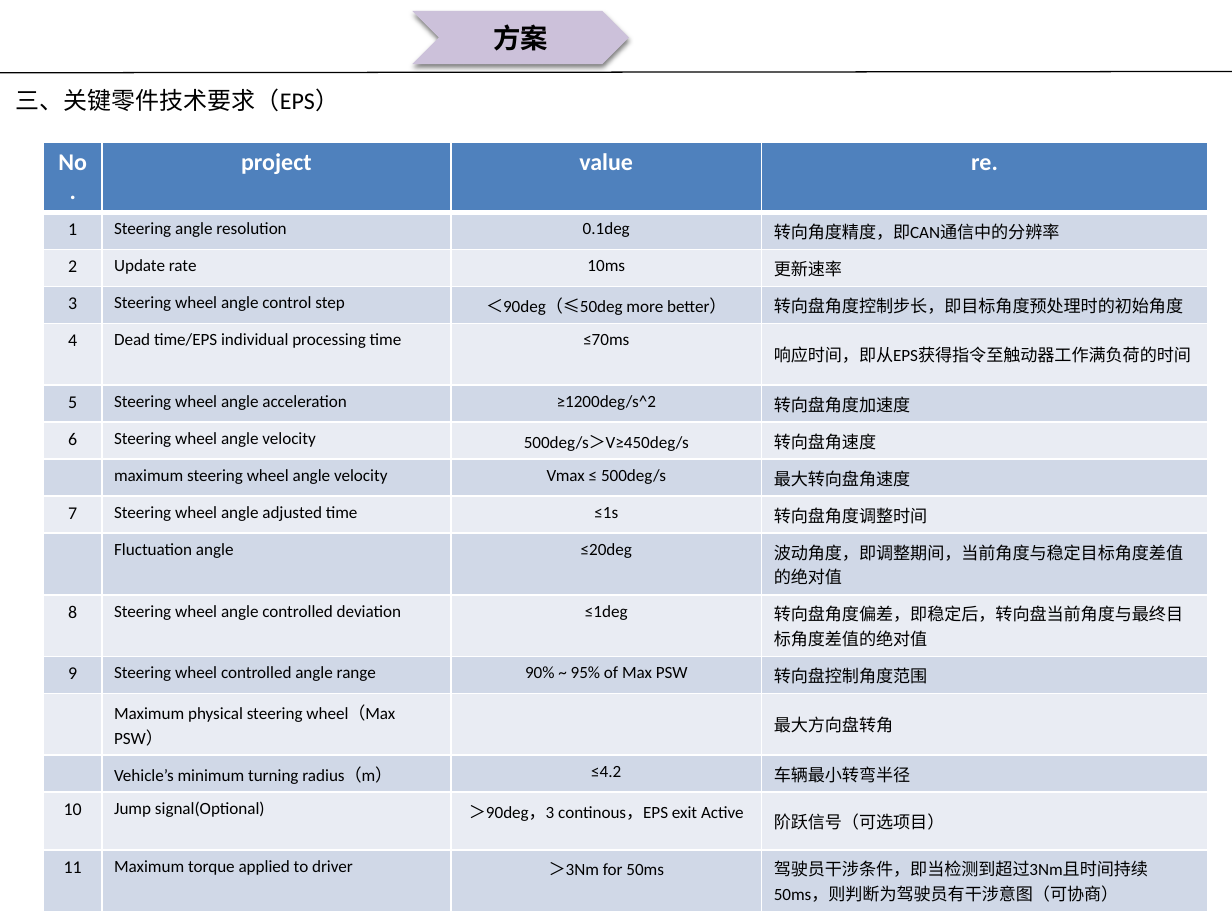
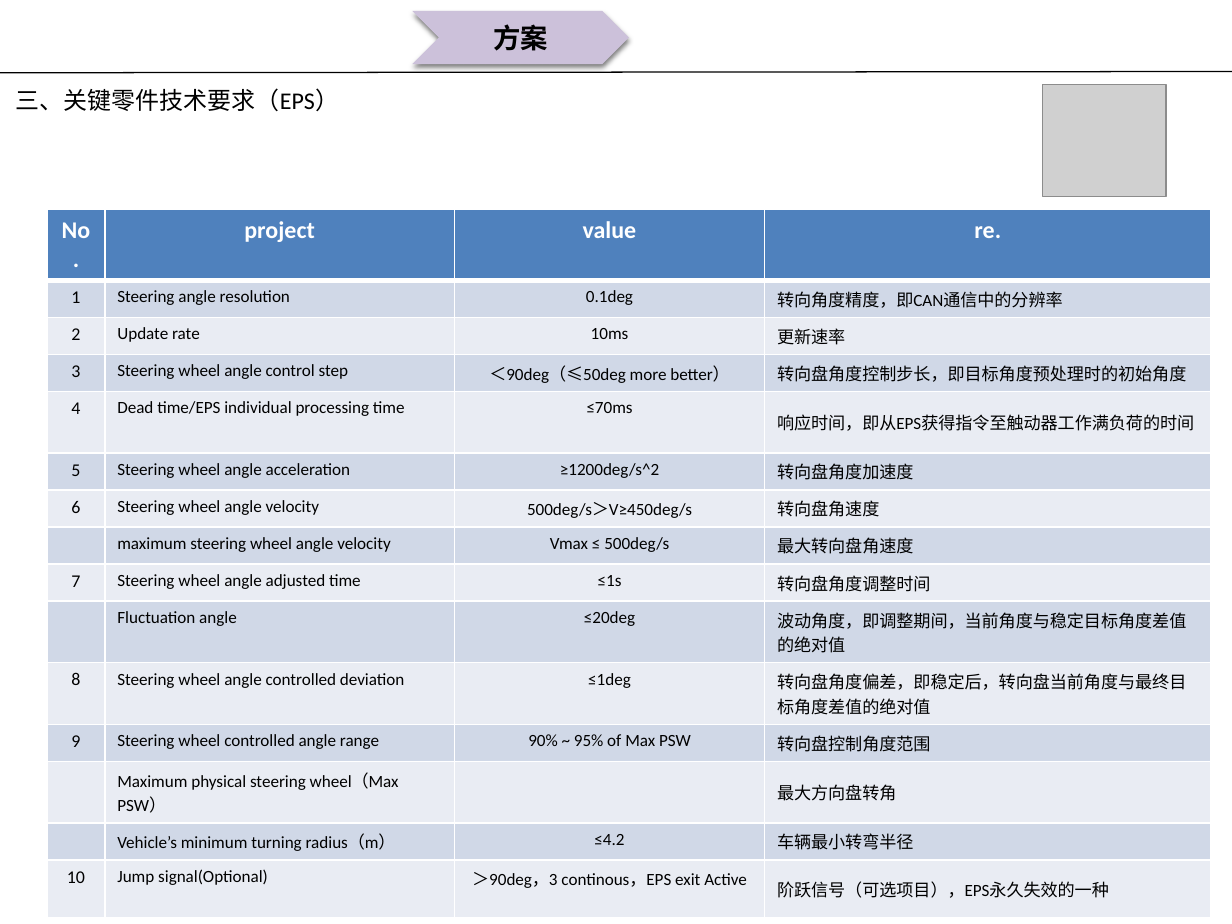
Before and after one commit to guruquan887/VAD01, a slide deck: slide 3 of 01需求分析/VAD01转向方案规范定义— —关键零件技术要求（EPS）.pptx (slide 2 before the commit). Drawn at 1232x924 pixels with LibreOffice and Linux fonts; fonts in the diff are those of the drawing; grey boxes stand for pictures; background and template pictures are left out. Boxes give left, top, right and bottom in pixels: in the first picture for what was removed or moved away, otherwise in the second. Text is boxed around its words. In the diff, an @@ line names an element or a change of style, - is before the commit and + after.

```diff
--- a/01需求分析/VAD01转向方案规范定义— —关键零件技术要求（EPS）.pptx
+++ b/01需求分析/VAD01转向方案规范定义— —关键零件技术要求（EPS）.pptx
@@ picture added at [1042, 85, 1165, 197] @@
@@ table at [47, 209, 1210, 902] @@
-row 15: 10 | Jump signal(Optional) | ＞90deg，3 continous，EPS exit Active | 阶跃信号（可选项目）
-row 16: 11 | Maximum torque applied to driver | ＞3Nm for 50ms | 驾驶员干涉条件，即当检测到超过3Nm且时间持续50ms，则判断为驾驶员有干涉意图（可协商）
+row 15: 10 | Jump signal(Optional) | ＞90deg，3 continous，EPS exit Active | 阶跃信号（可选项目），EPS永久失效的一种
@@ table: place and size @@
-table at [43, 142, 1206, 906]
+table at [47, 209, 1210, 902]
```
Also in this commit, not shown: 1 slide added, 2 other files.
